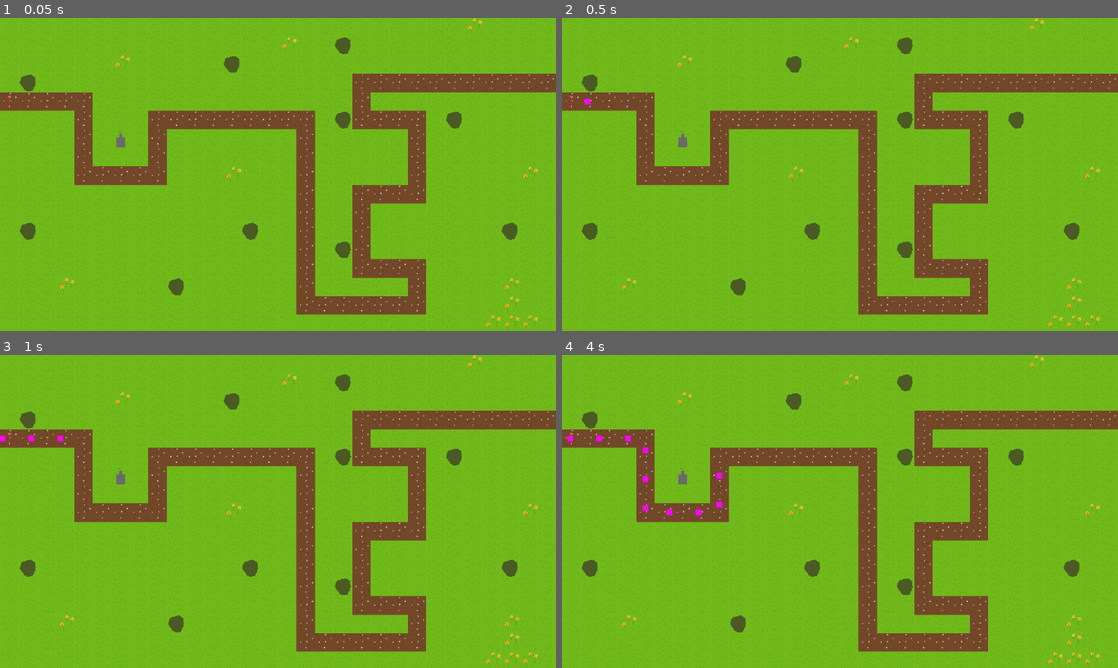
Above: before the commit, frames 1-4 (two rows, left to right).
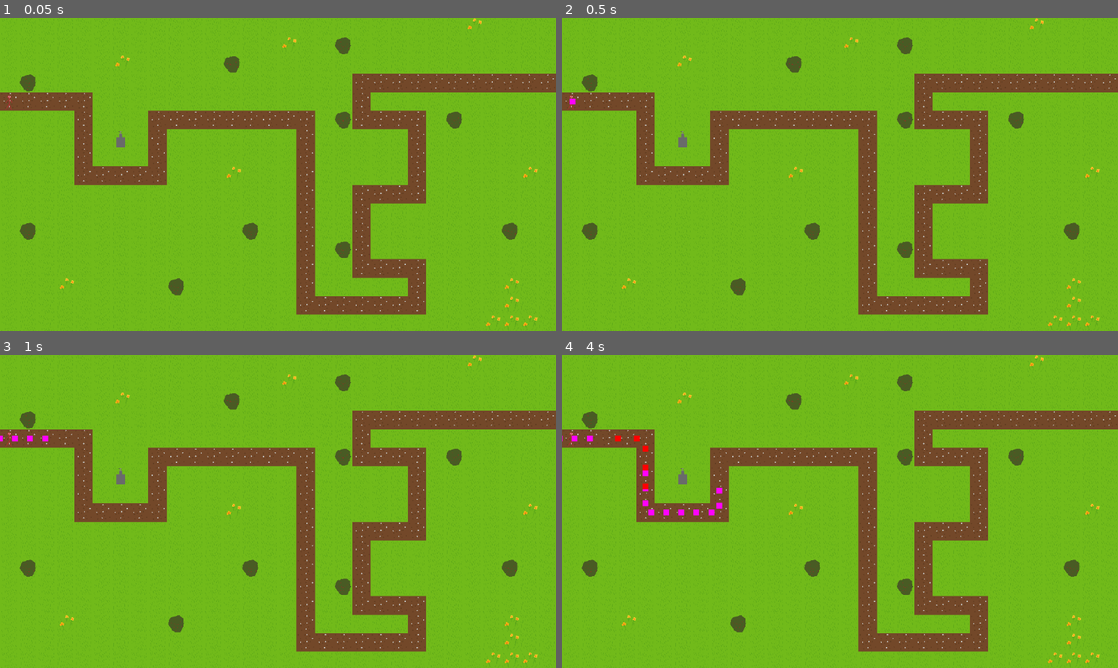
Above: after the commit, the same moments.

Repository: frikil/WiezeBroniace
Game: Godot game, scene res://scenes/levels/main_scene.tscn
Same seed, same stepped clock (60 frames per second), same inputs: the game is played once before the commit and once after it.
Inputs:
- Up to frame 1 (0.05 s): no input
- Up to frame 2 (0.5 s): no input
- Up to frame 3 (1 s): tap Enter at 0.5 s
- Up to frame 4 (4 s): no input

Frame 1 is identical in both runs. In frame 2, less than 0.1% of the frame differs, in the area x 1-6%, y 25-28%; in frame 3, less than 0.1%; in frame 4, 0.5%, in the area x 0-29%, y 25-52%.

Commit message:
basic wave managment

Diff:
--- /dev/null
+++ b/scenes/entities/base_enemy2.tscn
@@ -0,0 +1,27 @@
+[gd_scene load_steps=4 format=3 uid="uid://w6rknh1sqe8t"]
+
+[ext_resource type="Script" path="res://scenes/entities/scripts/base_enemy.gd" id="1_38l5p"]
+
+[sub_resource type="PlaceholderTexture2D" id="PlaceholderTexture2D_ed5nx"]
+size = Vector2(20, 20)
+
+[sub_resource type="RectangleShape2D" id="RectangleShape2D_vhbqb"]
+
+[node name="BaseEnemy" type="PathFollow2D"]
+z_index = 20
+rotates = false
+loop = false
+script = ExtResource("1_38l5p")
+health = 8.0
+speed = 5.0
+
+[node name="Sprite2D" type="Sprite2D" parent="."]
+modulate = Color(1, 1, 0, 1)
+texture = SubResource("PlaceholderTexture2D_ed5nx")
+
+[node name="Area2D" type="Area2D" parent="."]
+collision_layer = 2
+collision_mask = 4
+
+[node name="CollisionShape2D" type="CollisionShape2D" parent="Area2D"]
+shape = SubResource("RectangleShape2D_vhbqb")
--- a/scenes/levels/main_scene.tscn
+++ b/scenes/levels/main_scene.tscn
@@ -1,10 +1,9 @@
-[gd_scene load_steps=12 format=3 uid="uid://ru3v282aavki"]
+[gd_scene load_steps=11 format=3 uid="uid://ru3v282aavki"]
 
 [ext_resource type="Script" path="res://scenes/levels/wave_script.gd" id="1_ffhj3"]
 [ext_resource type="Texture2D" uid="uid://cheo7c7r7ax3g" path="res://textures/terrain_textures.png" id="2_hb67e"]
 [ext_resource type="Script" path="res://resources/wave.gd" id="2_susf2"]
 [ext_resource type="Texture2D" uid="uid://d2jwspvygipo6" path="res://textures/entities_textures.png" id="3_e2ukw"]
-[ext_resource type="PackedScene" uid="uid://p2cp4t8spvsi" path="res://scenes/entities/base_enemy.tscn" id="3_kym1t"]
 
 [sub_resource type="Curve2D" id="Curve2D_1ihur"]
 bake_interval = 10.0
@@ -19,7 +18,7 @@
 
 [sub_resource type="Resource" id="Resource_41u0y"]
 script = ExtResource("2_susf2")
-wave = PackedVector2Array()
+wave = PackedVector2Array(1, 5)
 
 [sub_resource type="TileSetAtlasSource" id="TileSetAtlasSource_3176w"]
 texture = ExtResource("2_hb67e")
@@ -44,7 +43,7 @@
 
 [node name="waveCooldownTimer" type="Timer" parent="."]
 unique_name_in_owner = true
-wait_time = 0.4
+wait_time = 0.2
 one_shot = true
 
 [node name="Path" type="Path2D" parent="."]
@@ -52,9 +51,6 @@
 curve = SubResource("Curve2D_1ihur")
 script = ExtResource("1_ffhj3")
 wave_controller = Array[ExtResource("2_susf2")]([SubResource("Resource_22qai"), SubResource("Resource_41u0y")])
-
-[node name="BaseEnemy" parent="Path" instance=ExtResource("3_kym1t")]
-position = Vector2(-32, 288)
 
 [node name="TileMap" type="TileMap" parent="."]
 texture_filter = 1
--- a/scenes/levels/wave_script.gd
+++ b/scenes/levels/wave_script.gd
@@ -1,6 +1,7 @@
 extends Path2D
 
 var base_enemy = preload("res://scenes/entities/base_enemy.tscn")
+var base_enemy2 = preload("res://scenes/entities/base_enemy2.tscn")
 
 ## Controlls amount of waves
 @export var wave_controller : Array[waveResource]
@@ -9,16 +10,43 @@
 
 var wave_counter : int
 var enemy_can_spawn : bool
+var round_array
+
 
 func _ready():
 	wave_counter = 0
 	var enemy_can_spawn = false
-	start()
+	startRound()
+	var test = prepareRound(0)
 
 func _process(delta):
-	if timer.time_left == 0:
-		add_child(base_enemy.instantiate())
-		timer.start()
+	if timer.time_left == 0 and enemy_can_spawn:
+		spawnEnemy(round_array)
+		if !round_array.is_empty():
+			timer.start()
+		else:
+			enemy_can_spawn = false
+			wave_counter += 1
 
-func start():
+func startRound():
+	enemy_can_spawn = true
 	timer.start()
+
+	round_array = prepareRound(wave_counter)
+
+func prepareRound(index):
+	var return_array = []
+	for wave in wave_controller[index].wave:
+		for i in range(wave.y):
+			return_array.append(wave.x)
+
+	return return_array
+
+func spawnEnemy(round_array : Array):
+	match(int(round_array.pop_front())):
+		1:
+			print("creating 1")
+			add_child(base_enemy.instantiate())
+		2:
+			print("creating 2")
+			add_child(base_enemy2.instantiate())
